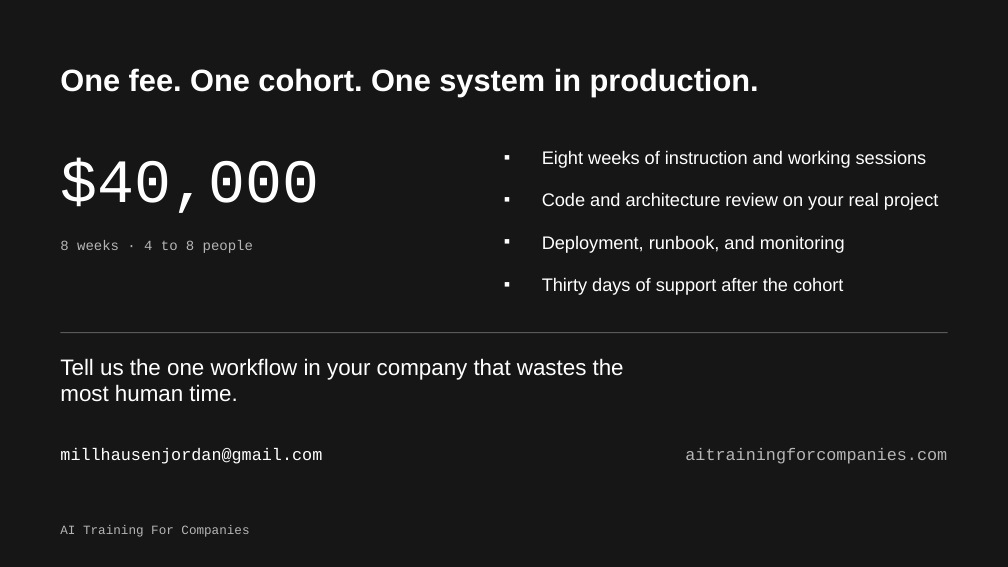
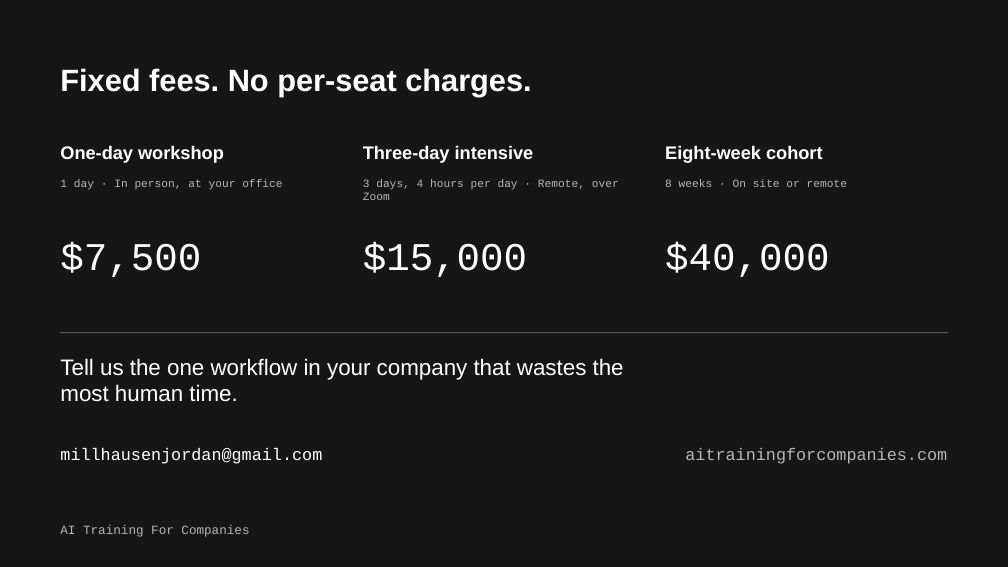
Before and after one commit to wonderfly123/ai-training-for-companies, a slide deck: slide 10 of docs/deck/AI-Training-For-Companies.pptx. Drawn at 1008x567 pixels with LibreOffice and Linux fonts; fonts in the diff are those of the drawing. Boxes give left, top, right and bottom in pixels: in the first picture for what was removed or moved away, otherwise in the second. Text is boxed around its words. In the diff, an @@ line names an element or a change of style, - is before the commit and + after.

```diff
--- a/docs/deck/AI-Training-For-Companies.pptx
+++ b/docs/deck/AI-Training-For-Companies.pptx
@@ text at bbox=[60, 68, 531, 96]: text changed @@
-One fee. One cohort. One system in production.
+Fixed fees. No per-seat charges.
@@ text added at bbox=[60, 145, 224, 163], 13 pt, text #FFFFFF, bold @@
+One-day workshop
@@ text added at bbox=[363, 145, 534, 163], 13 pt, text #FFFFFF, bold @@
+Three-day intensive
@@ text added at bbox=[665, 145, 822, 163], 13 pt, text #FFFFFF, bold @@
+Eight-week cohort
@@ text added at bbox=[60, 179, 282, 189], 8 pt, text #B5B5B5 @@
+1 day · In person, at your office
@@ text added at bbox=[363, 179, 619, 200], 8 pt, text #B5B5B5 @@
+3 days, 4 hours per day · Remote, over Zoom
@@ text removed at bbox=[542, 150, 927, 168] @@
-▪ Eight weeks of instruction and working sessions
@@ text added at bbox=[665, 179, 847, 187], 8 pt, text #B5B5B5 @@
+8 weeks · On site or remote
@@ text removed at bbox=[542, 192, 938, 210] @@
-▪ Code and architecture review on your real project
@@ text removed at bbox=[542, 235, 845, 253] @@
-▪ Deployment, runbook, and monitoring
@@ text "$40,000": place and size @@
-text "$40,000" at bbox=[60, 158, 319, 213]
+text "$40,000" at bbox=[665, 242, 829, 277]
@@ text "$40,000" at bbox=[665, 242, 829, 277]: size 44 to 28 pt @@
@@ text removed at bbox=[60, 240, 253, 253] @@
-8 weeks · 4 to 8 people
@@ text added at bbox=[60, 242, 201, 277], 28 pt, text #FFFFFF @@
+$7,500
@@ text added at bbox=[363, 242, 527, 277], 28 pt, text #FFFFFF @@
+$15,000
@@ text removed at bbox=[542, 277, 843, 295] @@
-▪ Thirty days of support after the cohort
```
Also in this commit, not shown: 1 other slide changed, 1 slide added, 1 slide removed, 22 other files.
